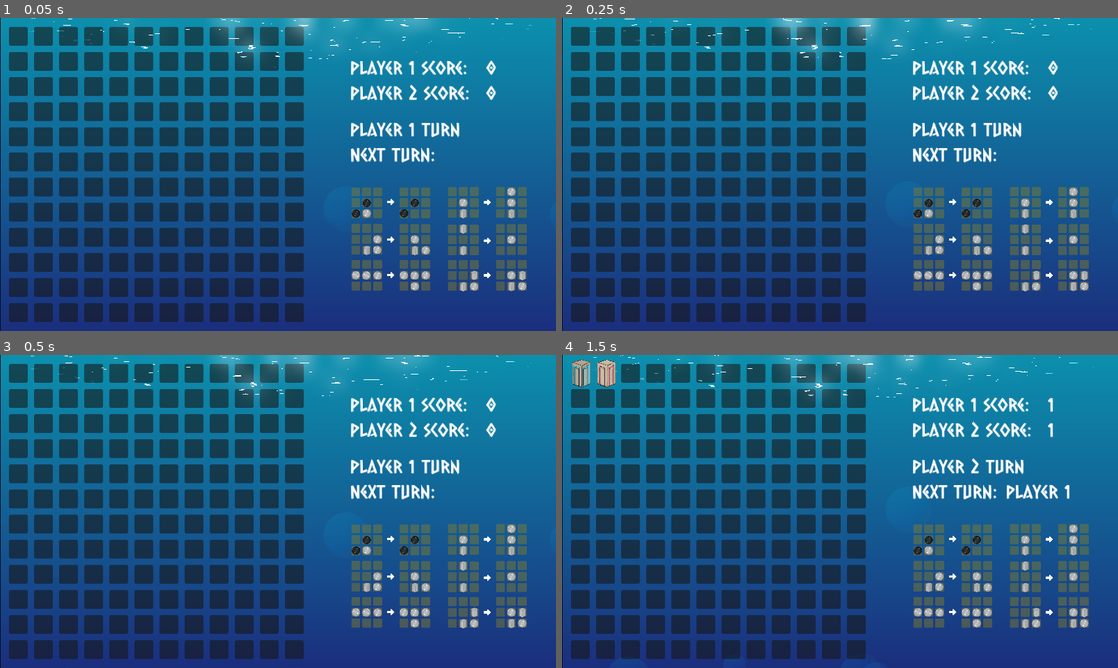
Above: before the commit, frames 1-4 (two rows, left to right).
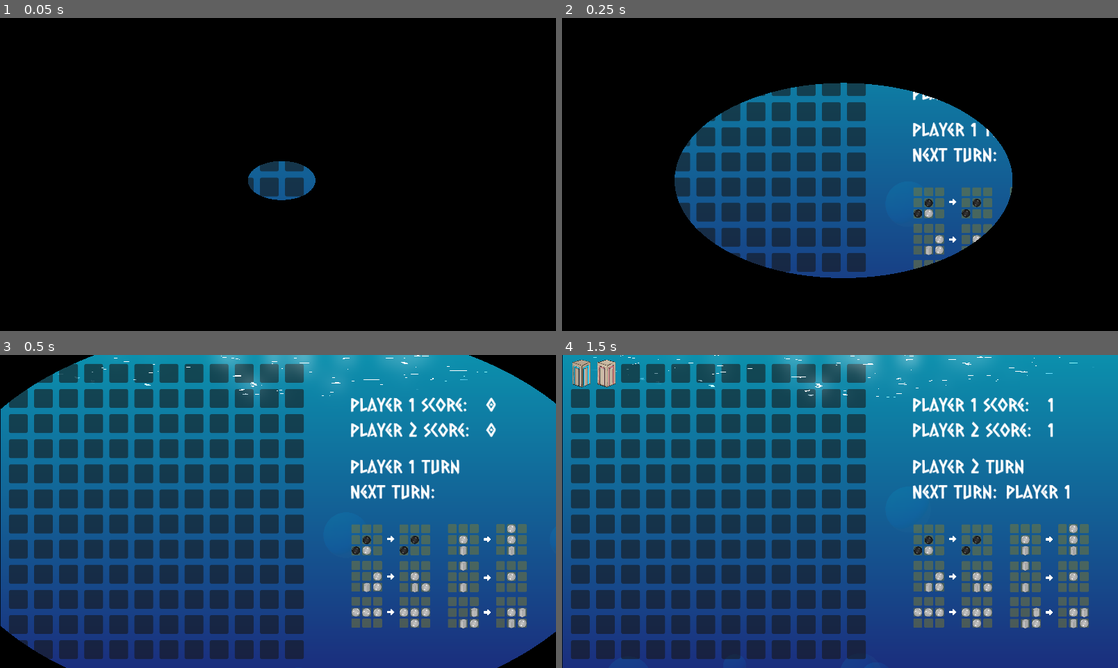
Above: after the commit, the same moments.

Repository: BeadsInCheese/CellularBubbleState
Game: Godot game, scene res://MainGame.tscn
Same seed, same stepped clock (60 frames per second), same inputs: the game is played once before the commit and once after it. This scene is started directly instead of the project's main scene.
Inputs (mouse positions are in pixels of both pictures, inside the frame that each line leads up to):
- Up to frame 1 (0.05 s): no input
- Up to frame 2 (0.25 s): no input
- Up to frame 3 (0.5 s): no input
- Up to frame 4 (1.5 s): click (578, 373) at 0.52 s; click (606, 373) at 1.27 s

The runs differ from the first frame. In frame 1, 99% of the frame differs, in the area x 0-100%, y 0-100%; in frame 2, 70%; in frame 3, 3.7%; in frame 4, nothing differs.

Commit message:
fixed maingame transition

Diff:
--- a/gamejam2025/MainGame.tscn
+++ b/gamejam2025/MainGame.tscn
@@ -1,11 +1,12 @@
-[gd_scene load_steps=18 format=3 uid="uid://1bsyxxel7wtb"]
+[gd_scene load_steps=19 format=3 uid="uid://1bsyxxel7wtb"]
 
+[ext_resource type="Script" path="res://Showanim.gd" id="1_3hud6"]
 [ext_resource type="Script" path="res://Grid.gd" id="1_aixle"]
 [ext_resource type="Shader" path="res://Voronoisurface.gdshader" id="1_qw4ww"]
 [ext_resource type="Script" path="res://PlayerController.gd" id="2_eflv5"]
 [ext_resource type="AudioStream" uid="uid://bopl44gp5ld8e" path="res://resources/loop_bubbles_1.ogg" id="2_s7r41"]
 [ext_resource type="Texture2D" uid="uid://brbwhi7trcf3t" path="res://resources/bubble_player1.png" id="3_w1ryg"]
-[ext_resource type="PackedScene" uid="uid://b4rgdo55qhhue" path="res://sidebar.tscn" id="3_xlshu"]
+[ext_resource type="PackedScene" uid="uid://cdp1ptkk1qkda" path="res://sidebar.tscn" id="3_xlshu"]
 [ext_resource type="AudioStream" uid="uid://cctgma7w3r7xe" path="res://sunrise_over_water.mp3" id="7_nmuy5"]
 [ext_resource type="PackedScene" uid="uid://qk3k2gxjndaw" path="res://transition.tscn" id="8_3ddsp"]
 
@@ -70,6 +71,7 @@
 glow_map_strength = 0.0
 
 [node name="root" type="Node2D"]
+script = ExtResource("1_3hud6")
 
 [node name="Sprite2D" type="Sprite2D" parent="."]
 position = Vector2(577.953, 323.668)
@@ -130,6 +132,5 @@
 bus = &"Music"
 
 [node name="Transition" parent="." instance=ExtResource("8_3ddsp")]
-visible = false
 
 [connection signal="tree_exiting" from="Board" to="Board" method="_on_tree_exiting"]
